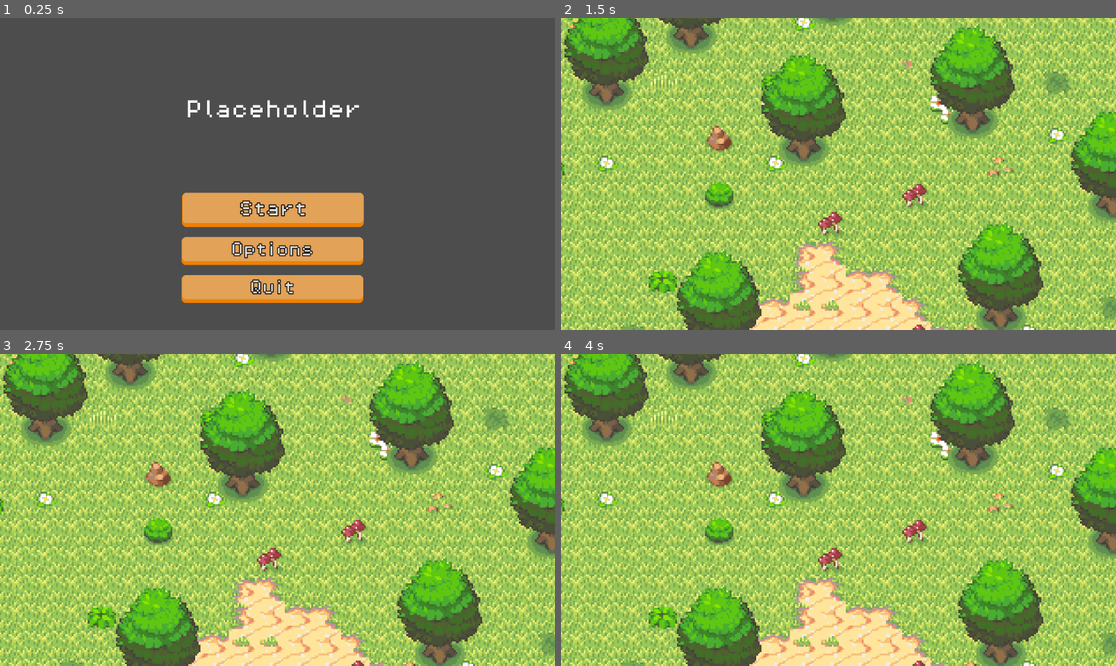
Above: before the commit, frames 1-4 (two rows, left to right).
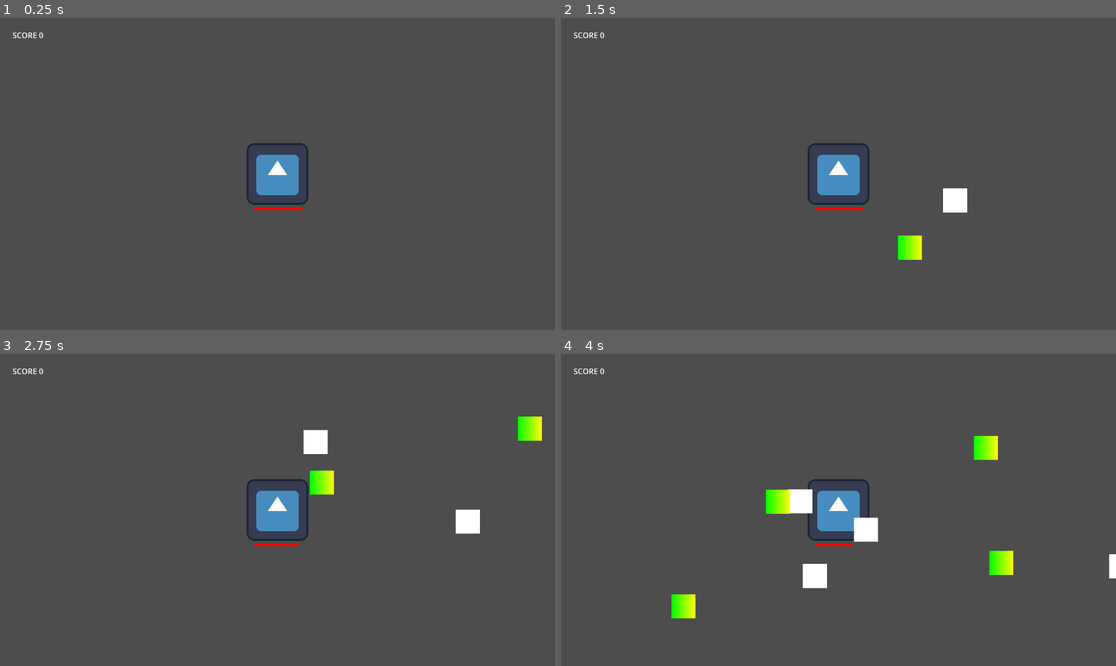
Above: after the commit, the same moments.

Repository: Gavdingo/spark-game-jam
Game: Godot game, scene res://fst.tscn
Same seed, same stepped clock (60 frames per second), same inputs: the game is played once before the commit and once after it. Before the commit the project starts from res://Menu.tscn. The engine's default icon, where the game draws it, is replaced by a stand-in: a white triangle on a blue panel in a dark square.
Inputs (mouse positions are in pixels of both pictures, inside the frame that each line leads up to):
- Up to frame 1 (0.25 s): no input
- Up to frame 2 (1.5 s): click (832, 211) at 0.5 s, where only the run before the commit has a clickable "Start"; hold Right (ui_right) from 1.28 s (still down)
- Up to frame 3 (2.75 s): release Right (ui_right) at 2.03 s; hold Down (ui_down) from 2.03 s (still down)
- Up to frame 4 (4 s): release Down (ui_down) at 2.78 s; hold Right (ui_right) 2.78-3.53 s; hold Up (ui_up) from 3.53 s (still down)

The runs differ from the first frame. In frame 1, 11% of the frame differs, in the area x 2-66%, y 4-92%; in frame 2, 96%; in frame 3, 96%; in frame 4, 96%, in the area x 0-100%, y 0-100%.

Commit message:
Update project.godot

Diff:
--- a/project.godot
+++ b/project.godot
@@ -11,7 +11,7 @@
 [application]
 
 config/name="Spark Game Jam"
-run/main_scene="res://Menu.tscn"
+run/main_scene="res://fst.tscn"
 config/features=PackedStringArray("4.3", "Forward Plus")
 config/icon="res://icon.svg"
 
